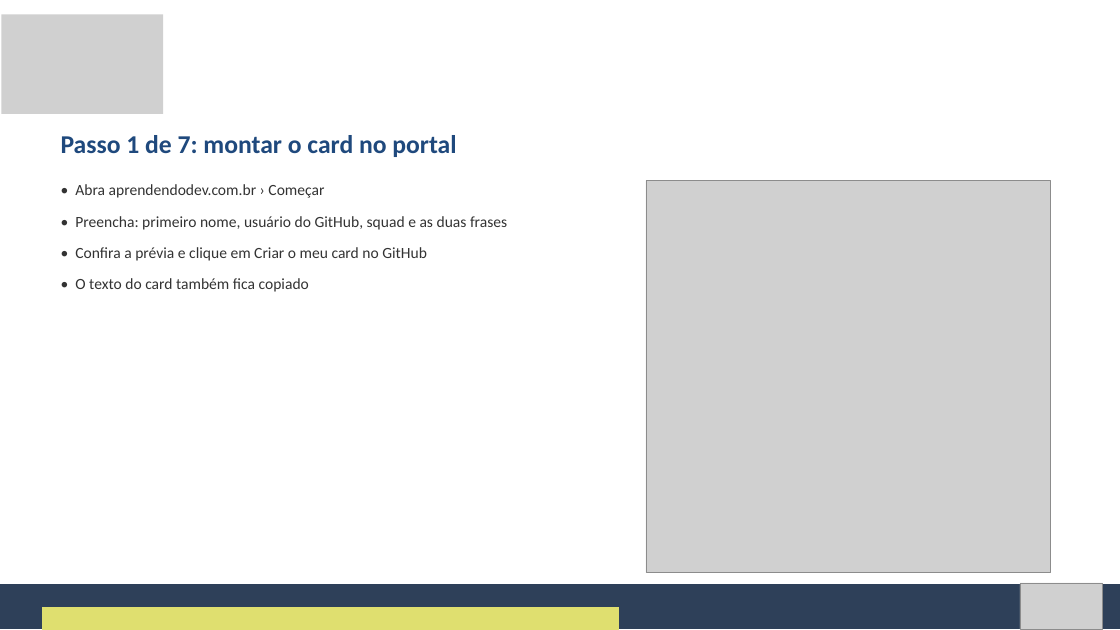
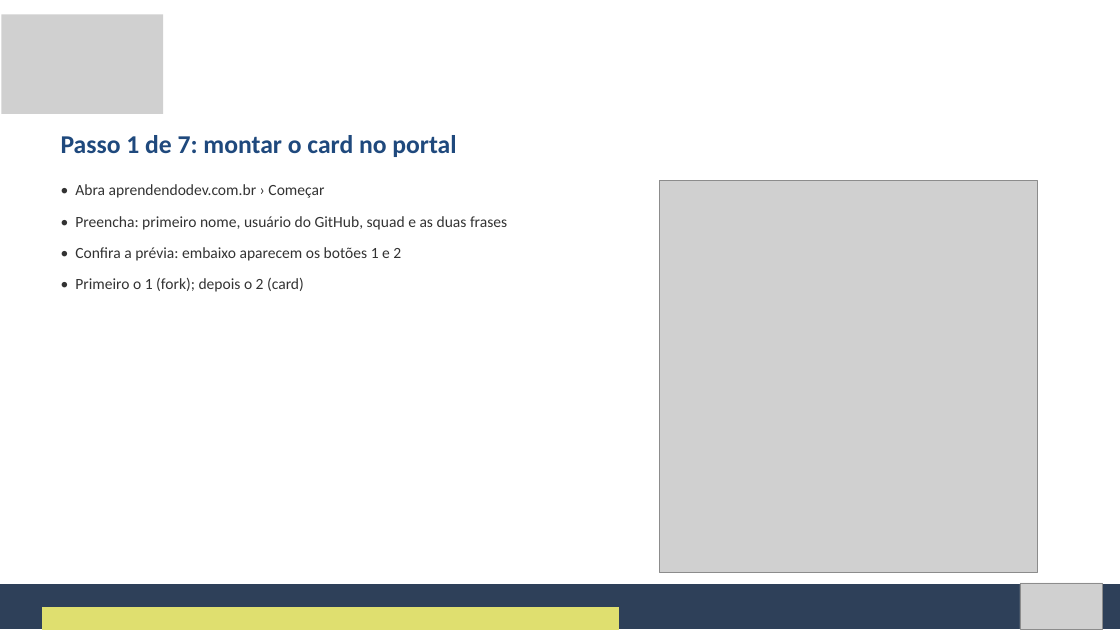
Before and after one commit to Natan20/Curso-Modelagem-De-Sistemas-Material, a slide deck: slide 66 of Aula 13 - 27-10-2026/Aula 13 - Slides.pptx. Drawn at 1120x630 pixels with LibreOffice and Linux fonts; fonts in the diff are those of the drawing; grey boxes stand for pictures. Boxes give left, top, right and bottom in pixels: in the first picture for what was removed or moved away, otherwise in the second. Text is boxed around its words. In the diff, an @@ line names an element or a change of style, - is before the commit and + after.

Commit message:
Aula 13: fork como passo próprio (botão 1 do portal) e aviso de e-mail verificado

```diff
--- a/Aula 13 - 27-10-2026/Aula 13 - Slides.pptx
+++ b/Aula 13 - 27-10-2026/Aula 13 - Slides.pptx
@@ picture: place and size @@
-picture at box(646, 181, 1051, 573)
+picture at box(659, 181, 1037, 573)
@@ text at box(75, 247, 401, 292): text changed @@
-• Confira a prévia e clique em Criar o meu card no GitHub
-• O texto do card também fica copiado
+• Confira a prévia: embaixo aparecem os botões 1 e 2
+• Primeiro o 1 (fork); depois o 2 (card)
```
Also in this commit, not shown: 4 other slides changed, 2 other files.
